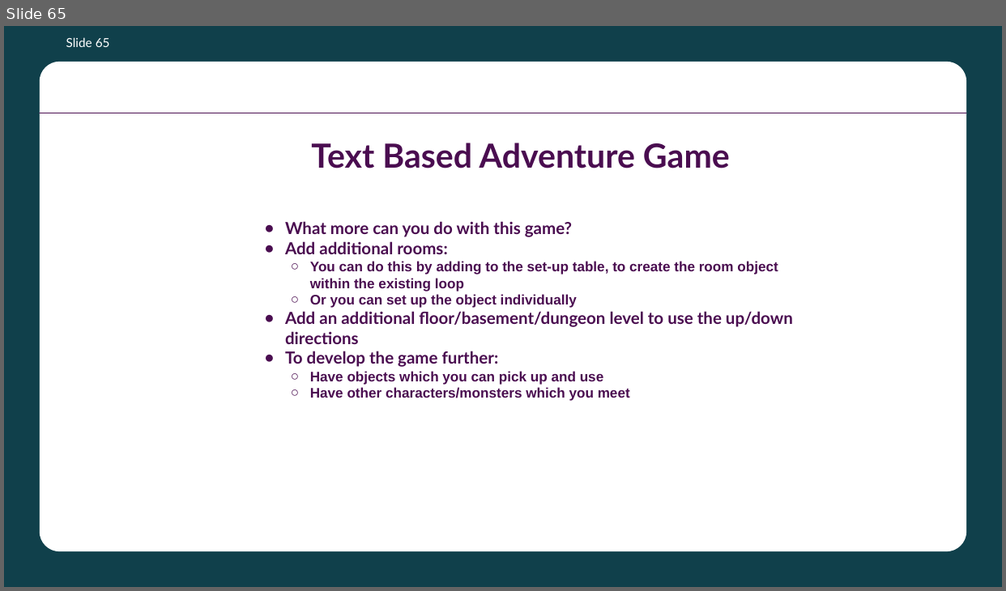
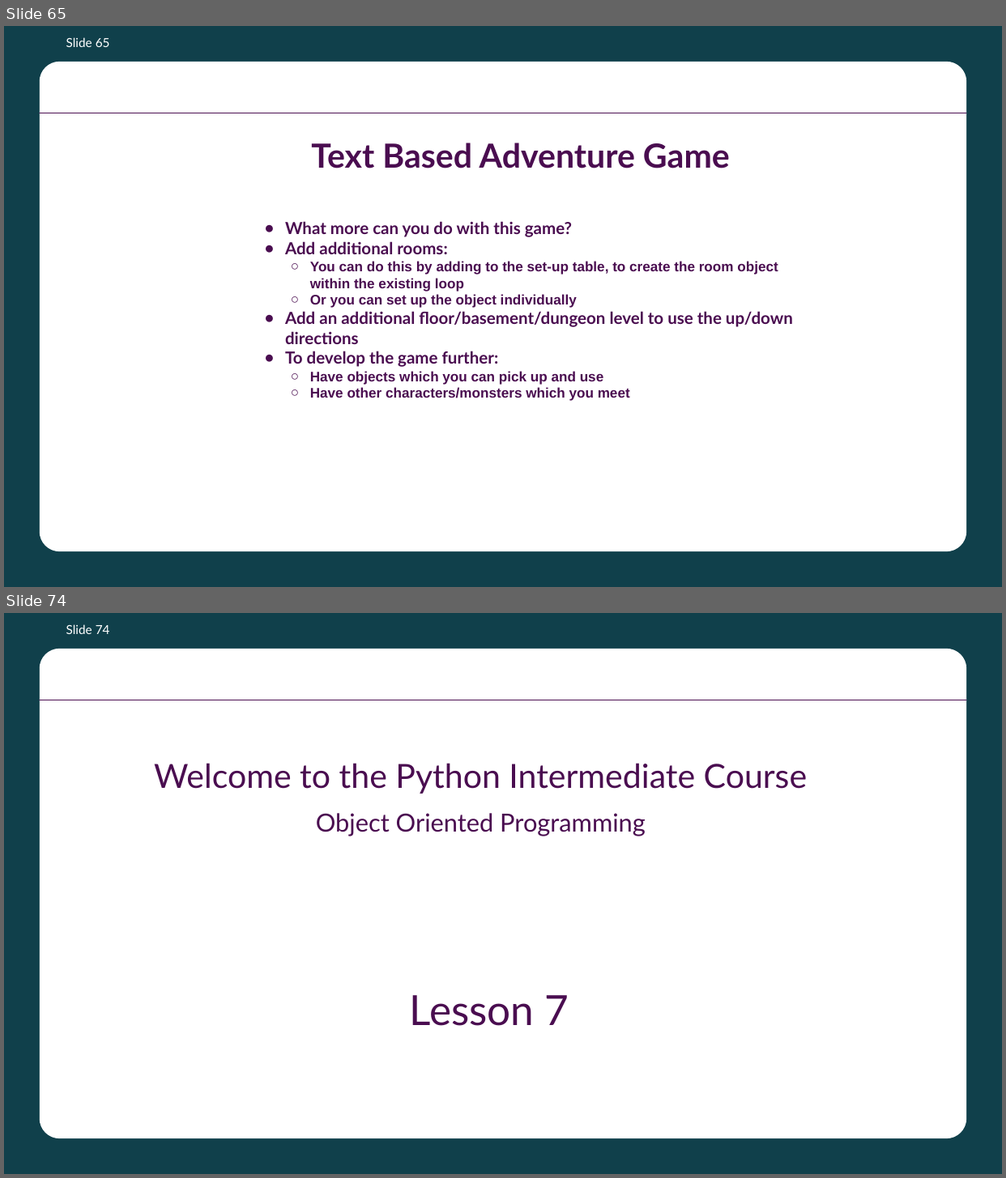
Before and after one commit to batecsw/OOP_class_work, a slide deck: Python OOP Course Presentation.pptx. Shown one above the other, each under a label of ours: slide 65 before the commit, slides 65 and 74 after it; the slides between them are not shown. The pictures are 1006x591 and 1006x1178 pixels, drawn with LibreOffice and Linux fonts; fonts in the diff are those of the drawing; background and template pictures are left out. Boxes give left, top, right and bottom in pixels: in the first picture for what was removed or moved away, otherwise in the second. Text is boxed around its words. In the diff, an @@ line names an element or a change of style, - is before the commit and + after.

Commit message:
Update Info from Lesson 7

```diff
--- a/Python OOP Course Presentation.pptx
+++ b/Python OOP Course Presentation.pptx
@@ slide 74 added at (4, 613, 1002, 1174), background #10404B; not listed: 2 template elements that a slide beside it also shows @@
@@ page number added at (66, 624, 110, 634), 18 pt, text #FFFFFF @@
+Slide 74
@@ text added at (154, 763, 807, 837), 48 pt, text #4A0D50 @@
+Welcome to the Python Intermediate Course
+Object Oriented Programming
@@ text added at (410, 995, 569, 1026), 60 pt, text #4A0D50 @@
+Lesson 7
```
Also in this commit, not shown: 11 other slides added, 1 other file.
